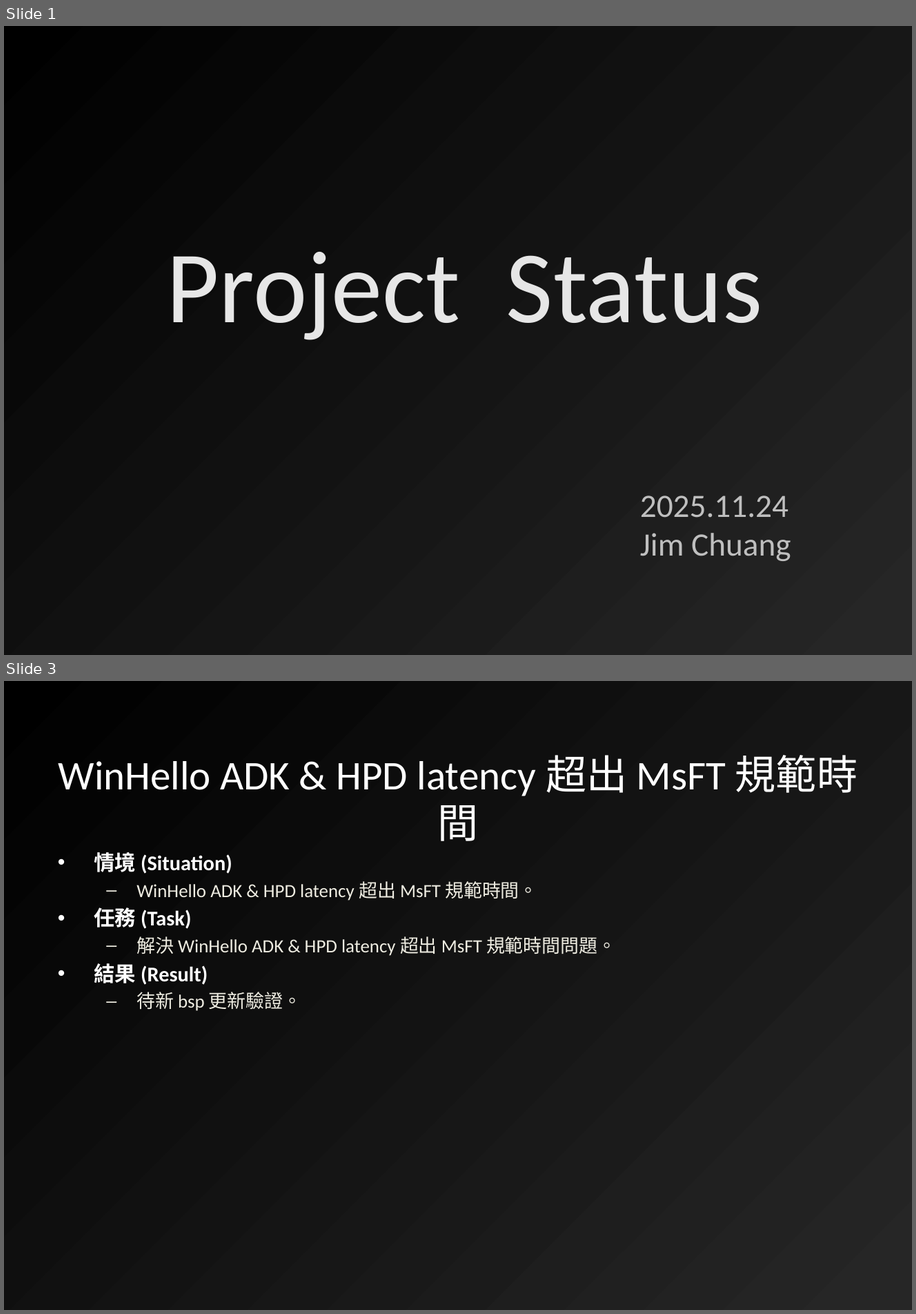
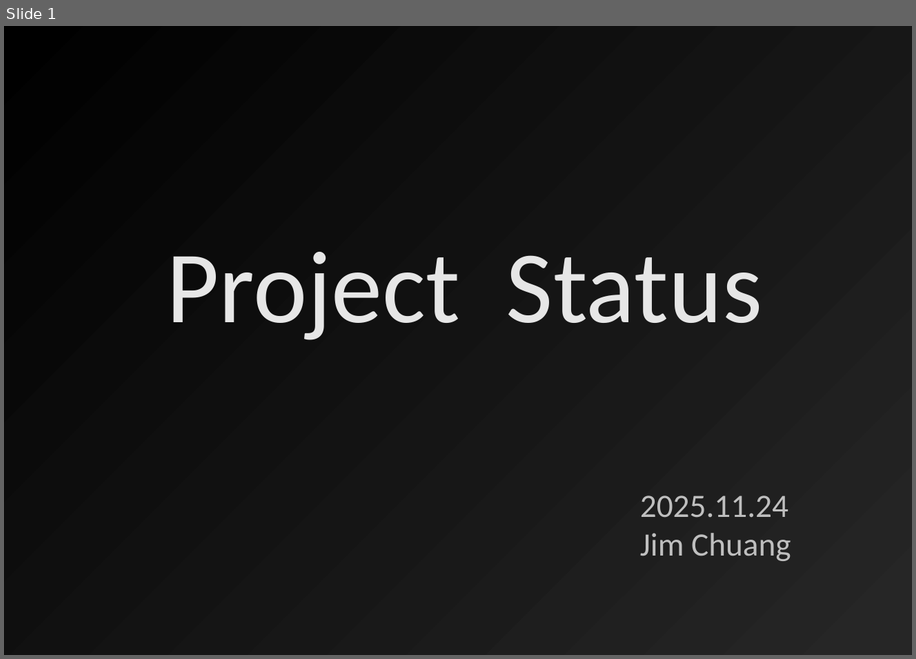
Before and after one commit to gsl925/ReportHelper, a slide deck: Weekly Report_JimChuang.pptx. Shown one above the other, each under a label of ours: slides 1 and 3 before the commit, slide 1 after it; the slides between them are not shown. The pictures are 916x1314 and 916x659 pixels, drawn with LibreOffice and Linux fonts; fonts in the diff are those of the drawing; background and template pictures are left out. Boxes give left, top, right and bottom in pixels: in the first picture for what was removed or moved away, otherwise in the second. Text is boxed around its words. In the diff, an @@ line names an element or a change of style, - is before the commit and + after.

```diff
--- a/Weekly Report_JimChuang.pptx
+++ b/Weekly Report_JimChuang.pptx
@@ slide 3 removed at <box>4,681,912,1310</box>, background gradient #262626 to #000000 @@
@@ title removed at <box>59,755,858,796</box> @@
-WinHello ADK & HPD latency 超出 MsFT 規範時間
@@ text removed at <box>94,852,616,1011</box> @@
-• 情境 (Situation)
-  – WinHello ADK & HPD latency 超出 MsFT 規範時間。
-• 任務 (Task)
-  – 解決 WinHello ADK & HPD latency 超出 MsFT 規範時間問題。
-• 結果 (Result)
-  – 待新 bsp 更新驗證。
```
Also in this commit, not shown: 10 other slides removed, 1 other file.
